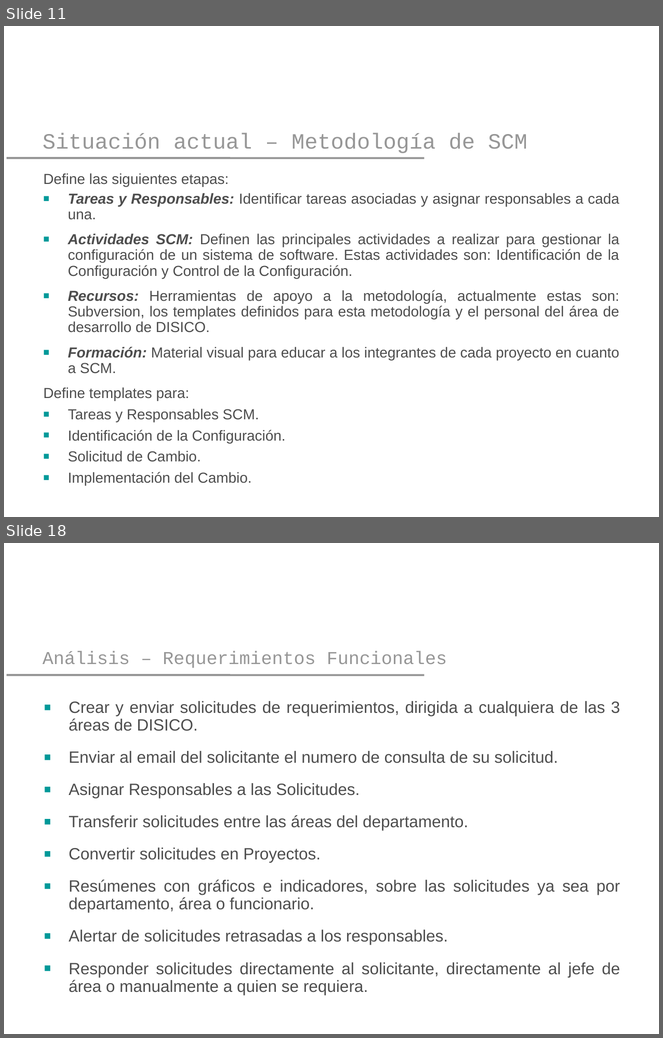
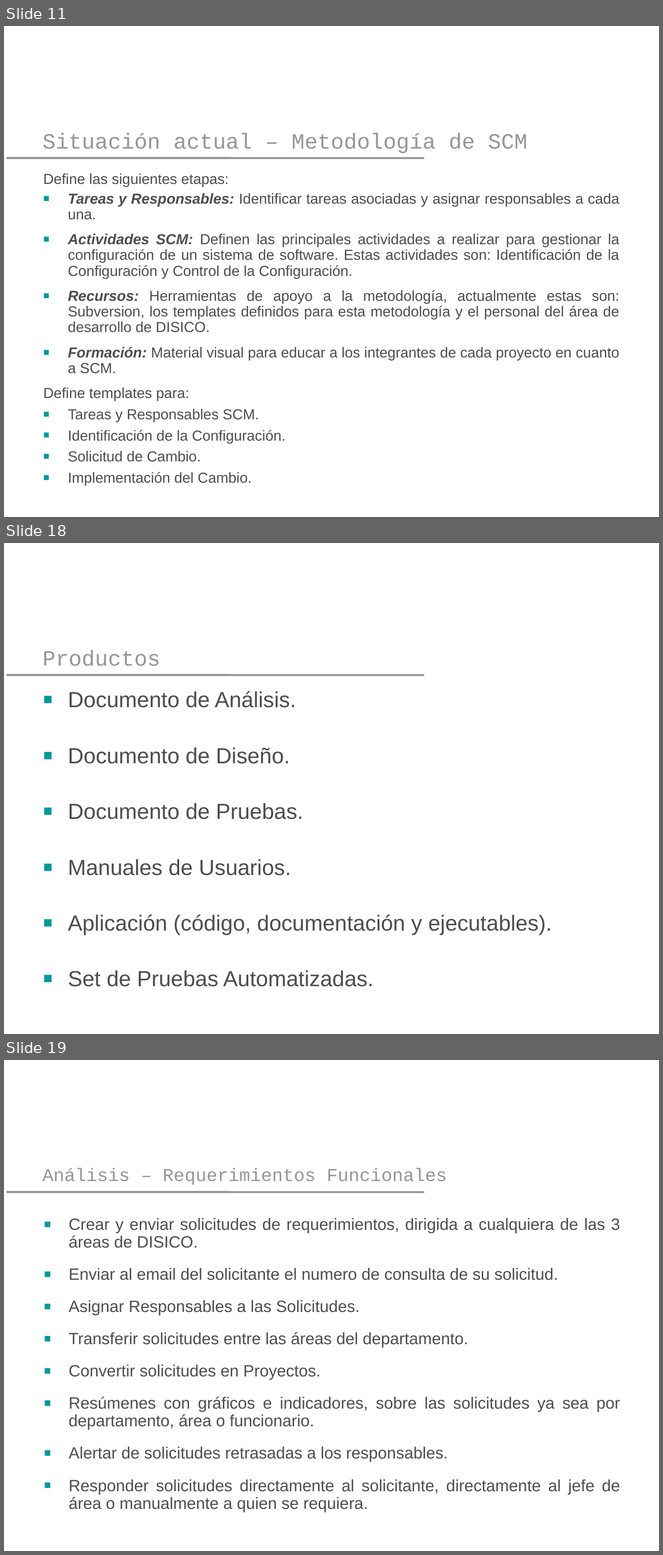
Before and after one commit to yano2h/TESIS, a slide deck: Presentaciones/Plantilla Pres 2_2012.pptx. Shown one above the other, each under a label of ours: slides 11 and 18 before the commit, slides 11, 18 and 19 after it; the slides between them are not shown. The pictures are 663x1038 and 663x1555 pixels, drawn with LibreOffice and Linux fonts; fonts in the diff are those of the drawing; background and template pictures are left out. Boxes give left, top, right and bottom in pixels: in the first picture for what was removed or moved away, otherwise in the second. Text is boxed around its words. In the diff, an @@ line names an element or a change of style, - is before the commit and + after.

```diff
--- a/Presentaciones/Plantilla Pres 2_2012.pptx
+++ b/Presentaciones/Plantilla Pres 2_2012.pptx
@@ slide 18 added at (x1=4, y1=543, x2=659, y2=1034), background picture (left out); not listed: 1 template element that a slide beside it also shows @@
@@ title added at (x1=42, y1=650, x2=161, y2=666), 24 pt, text #969696 @@
+Productos
@@ text added at (x1=68, y1=691, x2=552, y2=987), 24 pt, text #4D4D4D @@
+■ Documento de Análisis.
+■ Documento de Diseño.
+■ Documento de Pruebas.
+■ Manuales de Usuarios.
+■ Aplicación (código, documentación y ejecutables).
+■ Set de Pruebas Automatizadas.
@@ what was slide 18 is now slide 19 @@
```
Also in this commit, not shown: 8 slides changed, 3 other slides added, 3 slides removed, 1 other file.
